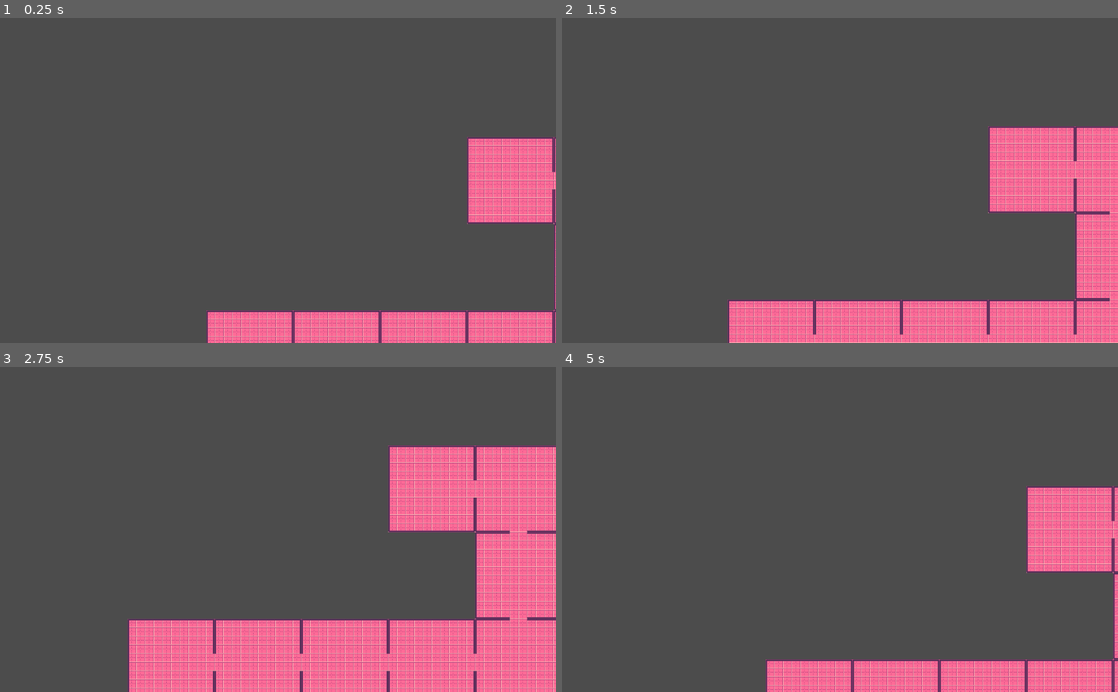
Above: before the commit, frames 1-4 (two rows, left to right).
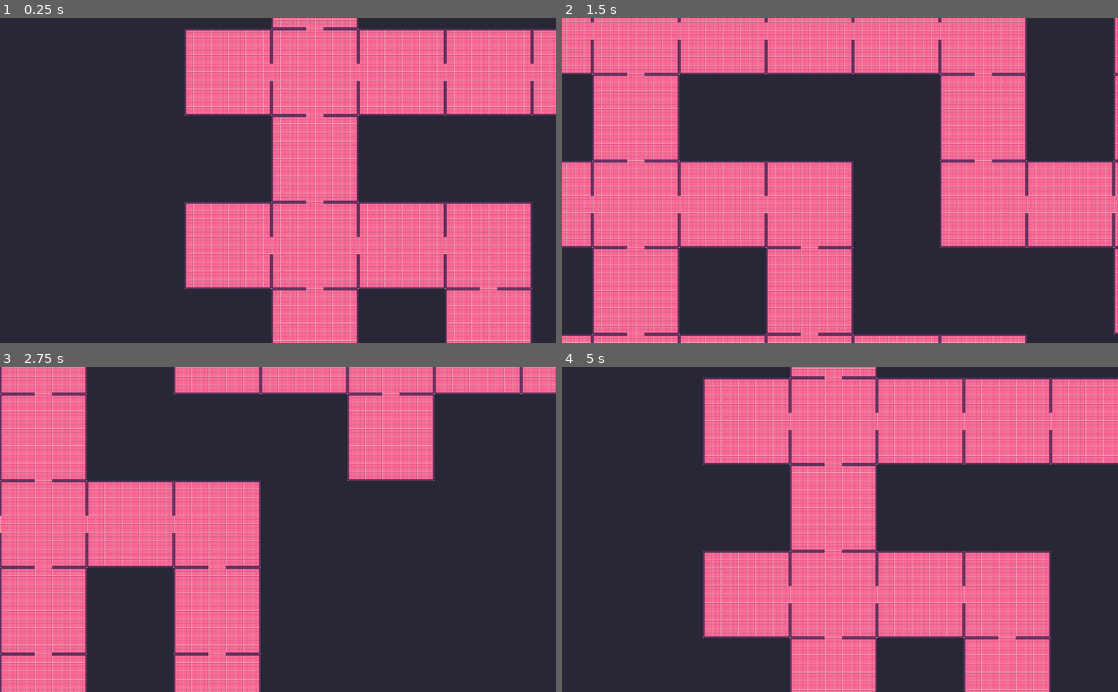
Above: after the commit, the same moments.

Repository: Yammi08/RandomGenerate
Game: Godot game, scene res://Rooms/Generate.tscn
The game is run twice, just before and just after one commit, with the same random seed, the same clock (stepped at 60 frames per second) and the same inputs. The project has no main scene, so this scene is started directly.
Inputs:
- Up to frame 1 (0.25 s): no input
- Up to frame 2 (1.5 s): tap Enter at 0.5 s; hold Right (ui_right) 0.53-1.28 s; hold Down (ui_down) from 1.28 s (still down)
- Up to frame 3 (2.75 s): release Down (ui_down) at 2.03 s; hold Right (ui_right) from 2.03 s (still down)
- Up to frame 4 (5 s): release Right (ui_right) at 2.78 s; hold Up (ui_up) 2.78-3.53 s; hold Left (ui_left) from 3.53 s (still down)

The runs differ from the first frame. In frame 1, 98% of the frame differs, in the area x 0-100%, y 0-100%; in frame 2, 95%; in frame 3, 98%; in frame 4, 98%.

Commit message:
Caracteristicas finales del generador

Diff:
--- a/Codes/Camera2D.gd
+++ b/Codes/Camera2D.gd
@@ -2,11 +2,18 @@
 
 export(float) var speed;
 var dir : Vector2 = Vector2();
+var velocity: Vector2 = Vector2();
+func _ready():
+	get_node("ColorRect").margin_left *= zoom.x;
+	get_node("ColorRect").margin_right *= zoom.x;
+	get_node("ColorRect").margin_top *= zoom.y;
+	get_node("ColorRect").margin_bottom *= zoom.y;
 func _process(delta):
 	_camera(delta);
 func _camera(delta:float):
 	_movement();
-	global_position = global_position.linear_interpolate(global_position+(dir*speed),0.1*delta)
+	velocity = velocity.linear_interpolate(dir*speed*scale,delta*10)
+	global_position = global_position+velocity;
 func _movement():
 	dir.x = int(Input.is_action_pressed("ui_right"))-int(Input.is_action_pressed("ui_left"));
 	dir.y = int(Input.is_action_pressed("ui_down"))-int(Input.is_action_pressed("ui_up"));
--- a/Objects/Generate.gd
+++ b/Objects/Generate.gd
@@ -1,12 +1,13 @@
 extends Node
 export(Array, PackedScene) var rooms;
 export(int) var numberRooms;
+export(int) var randomSeed;
 var size;
 
 
 func _ready():
 	size = int(numberRooms);
-	var map = Map.new(self,size,numberRooms);
+	var map = Map.new(self,size,numberRooms,randomSeed);
 
 class Map:
 	enum turtledir{
@@ -21,8 +22,8 @@
 	var activeRooms;
 	var rooms;
 	var this;
-	func _init(this:Node,size:int,rooms:int):
-		seed(10);
+	func _init(this:Node,size:int,rooms:int,randomSeed:int):
+		seed(randomSeed);
 		self.this = this;
 		self.size = size;
 		self.map = [];
@@ -30,8 +31,6 @@
 		self.activeRooms = [];
 		_inicializateMap();
 		_createMap();
-		#for r in map:
-		#	print(r);
 		_drawRooms();
 	func _inicializateMap():
 		for y in range(self.size):
@@ -39,7 +38,7 @@
 			for x in range(self.size):
 				map[y].append("00000"); #primer 0 se activa si la habitacion existe segundo 0 se activa si hay una habitacion arriba
 	func _createMap():
-		var position = Vector2(((size/2)-1)+(randi()%3),((size/2)-1)+(randi()%3));
+		var position = Vector2(((size/2))+(randi()%3),((size/2))+(randi()%3));
 		var startpos = position;
 		var roomr = 0;
 		self.map[position.y][position.x][0] = '1';
@@ -94,28 +93,34 @@
 		for room in range(roomr):
 			var roomnext = randi()%activeRooms.size();
 			var coord = activeRooms[roomnext];
-			if(map[coord.y][coord.x][turtledir.right] != '1'):
+			if(map[coord.y][coord.x][turtledir.right] != '1' and _checkRooms(Vector2(coord.x+1,coord.y))):
 				map[coord.y][coord.x+1][0] = '1';
 				map[coord.y][coord.x+1][turtledir.left] = '1';
 				map[coord.y][coord.x][turtledir.right] = '1';
 				activeRooms.append(Vector2(coord.x+1,coord.y));
-			elif(map[coord.y][coord.x][turtledir.left] != '1'):
+			elif(map[coord.y][coord.x][turtledir.left] != '1' and _checkRooms(Vector2(coord.x-1,coord.y))):
 				map[coord.y][coord.x-1][0] = '1';
 				map[coord.y][coord.x-1][turtledir.right] = '1';
 				map[coord.y][coord.x][turtledir.left] = '1';
 				activeRooms.append(Vector2(coord.x-1,coord.y));
-			elif(map[coord.y][coord.x][turtledir.up] != '1'):
-				map[coord.y][coord.x-1][0] = '1';
-				map[coord.y][coord.x-1][turtledir.down] = '1';
+			elif(map[coord.y][coord.x][turtledir.up] != '1' and _checkRooms(Vector2(coord.x,coord.y-1))):
+				map[coord.y-1][coord.x][0] = '1';
+				map[coord.y-1][coord.x][turtledir.down] = '1';
 				map[coord.y][coord.x][turtledir.up] = '1';
 				activeRooms.append(Vector2(coord.x,coord.y-1));
-			elif(map[coord.y][coord.x][turtledir.down] != '1'):
-				map[coord.y][coord.x+1][0] = '1';
-				map[coord.y][coord.x+1][turtledir.up] = '1';
+			elif(map[coord.y][coord.x][turtledir.down] != '1'  and _checkRooms(Vector2(coord.x,coord.y+1))):
+				map[coord.y+1][coord.x][0] = '1';
+				map[coord.y+1][coord.x][turtledir.up] = '1';
 				map[coord.y][coord.x][turtledir.down] = '1';
 				activeRooms.append(Vector2(coord.x,coord.y+1));
+			else:
+				roomr+=1;
 
-
+	func _checkRooms(coord:Vector2):
+		var nR = int(map[coord.y+1][coord.x][0])+int(map[coord.y-1][coord.x][0])+int(map[coord.y][coord.x+1][0])+int(map[coord.y][coord.x-1][0]);
+		if(nR == 1):
+			return true;
+		return false;
 	func _drawRooms():
 		for i in range(activeRooms.size()):
 			var num = randi()%this.rooms.size();
@@ -130,4 +135,4 @@
 				createRoom.indicates['Up'].queue_free();
 			if(doorsO[turtledir.down] == '1'):
 				createRoom.indicates['Down'].queue_free();
-			createRoom.position = Vector2(createRoom.width,createRoom.height)*activeRooms[i] - Vector2(size*size,size*size);
+			createRoom.position = Vector2(createRoom.width,createRoom.height)*activeRooms[i] - Vector2(size*70,size*70);
--- a/Objects/Limits.gd
+++ /dev/null
@@ -1,17 +0,0 @@
-extends TileMap
-
-
-# Declare member variables here. Examples:
-# var a = 2
-# var b = "text"
-
-
-# Called when the node enters the scene tree for the first time.
-func _ready():
-	pass
-	#print(self.get_used_cells()[0]);
-
-
-# Called every frame. 'delta' is the elapsed time since the previous frame.
-#func _process(delta):
-#	pass
--- a/Rooms/Generate.tscn
+++ b/Rooms/Generate.tscn
@@ -7,10 +7,21 @@
 [node name="World" type="Node"]
 script = ExtResource( 1 )
 rooms = [ ExtResource( 2 ) ]
-numberRooms = 30
+numberRooms = 50
+randomSeed = 5
 
 [node name="Camera2D" type="Camera2D" parent="."]
 anchor_mode = 0
 current = true
 script = ExtResource( 3 )
-speed = 1000.0
+speed = 10.0
+
+[node name="ColorRect" type="ColorRect" parent="Camera2D"]
+margin_left = -438.761
+margin_top = -322.54
+margin_right = 3264.24
+margin_bottom = 1485.46
+color = Color( 0.152941, 0.152941, 0.211765, 1 )
+__meta__ = {
+"_edit_use_anchors_": false
+}
